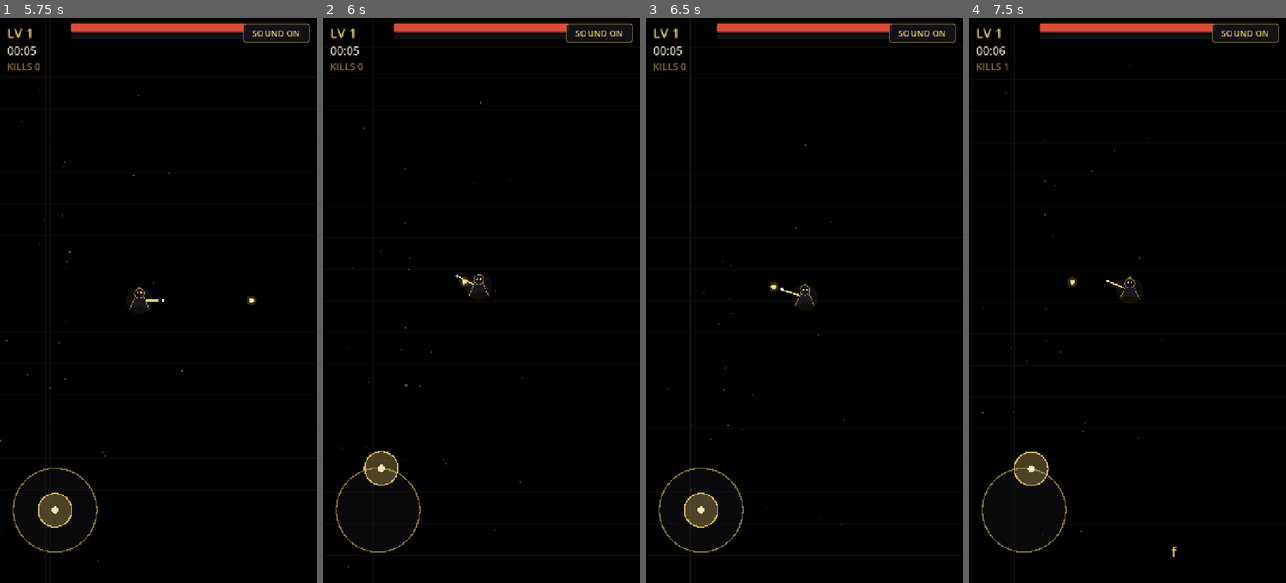
Above: before the commit, frames 1-4 (left to right).
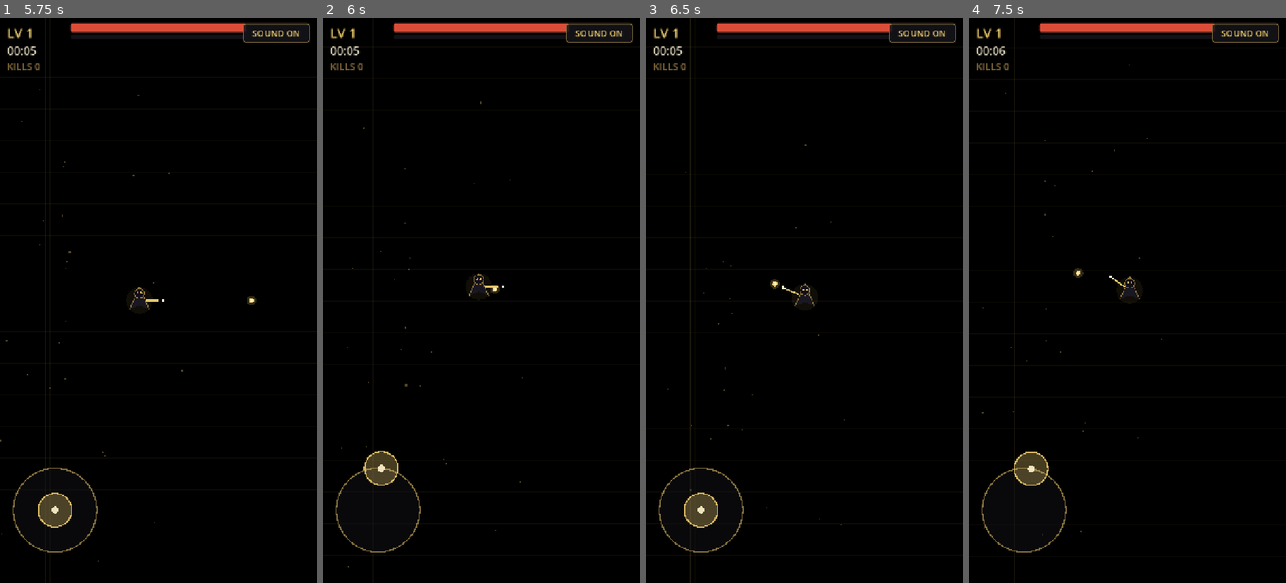
Above: after the commit, the same moments.

Repository: Thefreatbandz/the-margin
Game: Godot game, scene res://scenes/main.tscn
Two runs of this game, one before a commit and one after it. Both use one fixed random seed, a clock stepped at 60 frames per second and the inputs below.
Inputs (mouse positions are in pixels of both pictures, inside the frame that each line leads up to):
- Up to frame 1 (5.75 s): tap Enter at 0.5 s; move the mouse to (228, 272) at 0.52 s; hold D 0.53-1.25 s; click (228, 272) at 0.67 s; click "SOUND ON" at 1.25 s; click "SOUND OFF" at 2 s; drag from (95, 328) to (142, 413) at 2.77 s; move the mouse to (190, 176) at 3.52 s; hold D 3.53-4.25 s; drag from (142, 413) to (63, 215) at 4.27 s; move the mouse to (253, 385) at 5.02 s; hold A from 5.03 s (still down)
- Up to frame 2 (6 s): release A at 5.75 s; drag from (386, 215) to (433, 159) at 5.77 s
- Up to frame 3 (6.5 s): no input
- Up to frame 4 (7.5 s): move the mouse to (1143, 300) at 6.52 s; hold S 6.53-7.25 s; click (1143, 300) at 6.67 s; drag from (1079, 159) to (1064, 328) at 7.27 s

Frame 1 is identical in both runs. In frame 2, 0.1% of the frame differs, in the area x 41-58%, y 45-49%; in frame 3, less than 0.1%; in frame 4, 0.2%, in the area x 10-66%, y 8-96%.

Commit message:
v1: final — deathshot QA, balance tune (knockback, magnet 140), NOTES

Diff:
--- a/scripts/bullet.gd
+++ b/scripts/bullet.gd
@@ -35,6 +35,7 @@
 		var rr: float = e.radius + 9.0
 		if global_position.distance_squared_to(e.global_position) < rr * rr:
 			e.take_damage(dmg)
+			e.position += dir * 14.0  # ink splatter shoves foes back
 			main.sfx.play("hit")
 			if pierce > 0:
 				pierce -= 1
--- a/scripts/enemy.gd
+++ b/scripts/enemy.gd
@@ -76,7 +76,7 @@
 		position += (dir + side * w).normalized() * spd * delta
 	# Contact damage.
 	if dist < radius + 20.0 and touch_cd <= 0.0:
-		touch_cd = 0.8
+		touch_cd = 1.0
 		main.player.take_damage(dmg)
 	queue_redraw()
 
--- a/scripts/main.gd
+++ b/scripts/main.gd
@@ -19,7 +19,7 @@
 
 # kind -> base stats. unlock = seconds when the kind joins the horde.
 const ETYPES := {
-	"typo": {"hp": 16.0, "spd": 88.0, "dmg": 6.0, "xp": 1, "r": 15.0, "unlock": 0.0, "w": 100.0},
+	"typo": {"hp": 16.0, "spd": 80.0, "dmg": 6.0, "xp": 1, "r": 15.0, "unlock": 0.0, "w": 100.0},
 	"shard": {"hp": 46.0, "spd": 82.0, "dmg": 14.0, "xp": 3, "r": 19.0, "unlock": 45.0, "w": 70.0},
 	"blot": {"hp": 95.0, "spd": 64.0, "dmg": 20.0, "xp": 6, "r": 23.0, "unlock": 110.0, "w": 55.0},
 	"scribble": {"hp": 160.0, "spd": 122.0, "dmg": 26.0, "xp": 10, "r": 21.0, "unlock": 180.0, "w": 45.0},
@@ -81,6 +81,9 @@
 var shot_step := 0
 var shot_frames := 0
 var test_t := 0.0
+var gems_collected := 0
+var _last_dbg := -1
+var deathshot := 0  # 0=off, 1=death-screen test, 2=post-restart verify
 
 
 # ---------------------------------------------------------------- build
@@ -177,6 +180,9 @@
 		if autotest or soak:
 			if not ("--realtime" in args):
 				Engine.time_scale = 8.0
+	if "--deathshot" in args:
+		deathshot = 2 if get_tree().has_meta("deathshot_done") else 1
+		process_mode = Node.PROCESS_MODE_ALWAYS
 
 
 func _build_title() -> void:
@@ -344,6 +350,7 @@
 func add_xp(v: int) -> void:
 	if state != "playing":
 		return
+	gems_collected += 1
 	xp += v
 	while xp >= xp_next:
 		xp -= xp_next
@@ -506,6 +513,10 @@
 	test_t += delta
 	if shots:
 		_shots_tick()
+	if deathshot == 1:
+		_deathshot_tick()
+	elif deathshot == 2:
+		_restart_verify_tick()
 	if state == "title":
 		blink_t += delta
 		if title_hint != null:
@@ -521,7 +532,7 @@
 
 	# Spawning.
 	spawn_acc += delta
-	var interval := maxf(0.18, 0.7 - run_time * 0.0013)
+	var interval := maxf(0.2, 0.9 - run_time * 0.0015)
 	if boss_active:
 		interval *= 1.7
 	if spawn_acc >= interval:
@@ -539,6 +550,12 @@
 		hud.set_boss_hp(boss_ref.hp, boss_ref.max_hp)
 
 	hud.update_hud(player.hp, player.max_hp, xp, xp_next, level, run_time, kills)
+
+	if soak and int(run_time) % 30 == 0 and int(run_time) != _last_dbg:
+		_last_dbg = int(run_time)
+		print("SOAKDBG t=%d kills=%d lvl=%d hp=%.0f enemies=%d gems_ground=%d collected=%d stacks=%s" % [
+			int(run_time), kills, level, player.hp, enemies.size(), gems.size(),
+			gems_collected, str(stacks)])
 
 	if autotest or soak:
 		_autotest_tick()
@@ -561,6 +578,62 @@
 	var img: Image = get_viewport().get_texture().get_image()
 	var err := img.save_png("/home/hatch/workspace/margin/qa/%s.png" % name)
 	print("SHOT %s err=%d" % [name, err])
+
+
+func _deathshot_tick() -> void:
+	# Phase 1: start, get killed, screenshot the death screen, hit restart.
+	shot_frames += 1
+	match shot_step:
+		0:
+			if shot_frames >= 12:
+				shot_step = 1
+				shot_frames = 0
+				start_game()
+				player.hp = 5.0
+				# Drop a kill squad right on the Scribe.
+				for i in 6:
+					var e = EnemyScript.new()
+					world.add_child(e)
+					e.setup("typo", ETYPES["typo"], false,
+						player.global_position + Vector2(float(i) * 9.0, 0.0), self)
+					enemies.append(e)
+		1:
+			if state == "dead" and shot_frames >= 25:
+				_save_shot("death")
+				shot_step = 2
+				shot_frames = 0
+		2:
+			if shot_frames >= 20:
+				get_tree().set_meta("deathshot_done", true)
+				_on_restart_pressed()  # reloads the scene; phase 2 verifies
+				shot_step = 3
+				shot_frames = 0
+		3:
+			if shot_frames >= 30:
+				# Reload should have happened; safety net.
+				print("DEATHSHOT_STUCK")
+				get_tree().quit()
+
+
+func _restart_verify_tick() -> void:
+	# Phase 2 (fresh scene after reload): title must be up; start and play.
+	shot_frames += 1
+	match shot_step:
+		0:
+			if shot_frames >= 30 and state == "title":
+				_save_shot("title_after_restart")
+				start_game()
+				shot_step = 1
+				shot_frames = 0
+		1:
+			if state == "playing" and run_time >= 4.0:
+				_save_shot("restarted")
+				shot_step = 2
+				shot_frames = 0
+		2:
+			if shot_frames >= 10:
+				print("DEATHSHOT_DONE")
+				get_tree().quit()
 
 
 func _shots_tick() -> void:
--- a/scripts/player.gd
+++ b/scripts/player.gd
@@ -18,7 +18,7 @@
 var fire_rate := 2.2
 var projectiles := 1
 var pierce := 0
-var magnet_r := 115.0
+var magnet_r := 140.0
 var regen := 0.0
 var nova_level := 0
 
@@ -37,7 +37,7 @@
 	fire_rate = 2.2
 	projectiles = 1
 	pierce = 0
-	magnet_r = 115.0
+	magnet_r = 140.0
 	regen = 0.0
 	nova_level = 0
 	aim = 0.0
@@ -67,15 +67,39 @@
 
 func _move_dir() -> Vector2:
 	if main.autotest or main.shots:
-		# QA: kite away from the nearest foe, the way a human plays.
-		var threat = _nearest_enemy()
-		if threat != null:
-			var away: Vector2 = global_position - threat.global_position
+		# QA bot: flee the centroid of nearby foes (avoids surround), vacuum
+		# the nearest gem when the coast is clear — like a human kiting.
+		var cx := 0.0
+		var cy := 0.0
+		var n := 0
+		for e in main.enemies:
+			if not is_instance_valid(e):
+				continue
+			var d2: float = global_position.distance_squared_to(e.global_position)
+			if d2 < 200.0 * 200.0:
+				cx += e.global_position.x
+				cy += e.global_position.y
+				n += 1
+		if n > 0:
+			var away := Vector2(global_position.x - cx / n, global_position.y - cy / n)
 			if away.length_squared() > 1.0:
 				away = away.normalized()
 				var side := Vector2(-away.y, away.x)
-				return (away + side * 0.45).normalized()
-		return Vector2.from_angle(main.test_t * 0.5)
+				return (away + side * 0.35).normalized()
+		var best_g = null
+		var best_gd2 := 1e18
+		for g in main.gems:
+			if not is_instance_valid(g):
+				continue
+			var gd2: float = global_position.distance_squared_to(g.global_position)
+			if gd2 < best_gd2:
+				best_gd2 = gd2
+				best_g = g
+		if best_g != null:
+			var to_g: Vector2 = best_g.global_position - global_position
+			if to_g.length_squared() > 900.0:
+				return to_g.normalized()
+		return Vector2.from_angle(main.test_t * 0.42)
 	var v := Vector2.ZERO
 	if Input.is_physical_key_pressed(KEY_W) or Input.is_physical_key_pressed(KEY_UP):
 		v.y -= 1.0
Not shown, changed: NOTES.md
Not shown, changed: docs/index.html
Not shown, changed: docs/index.pck
